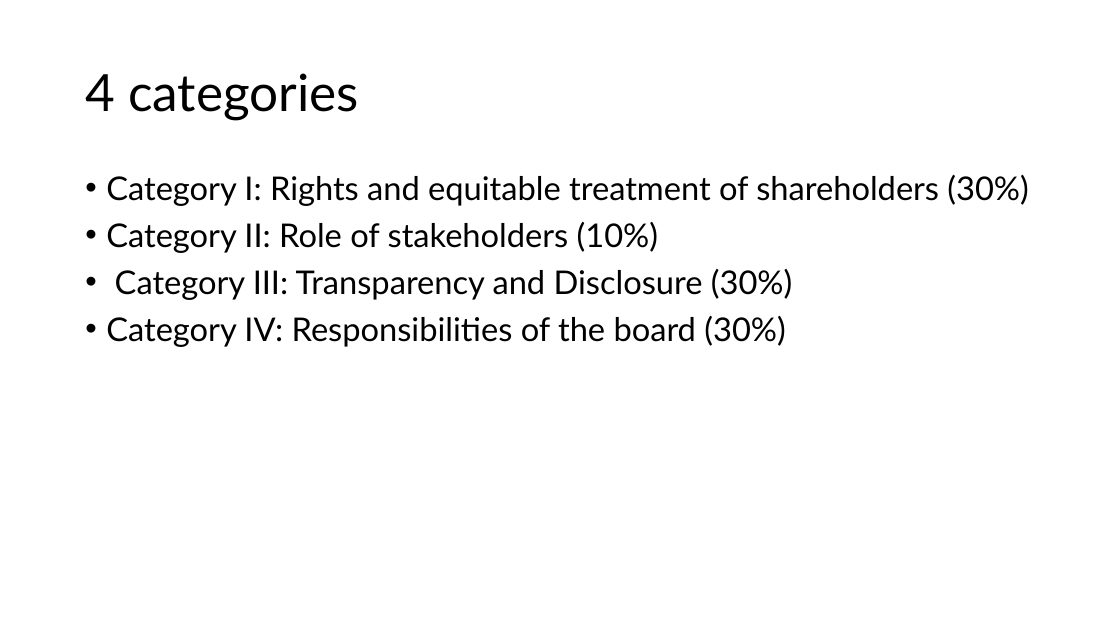
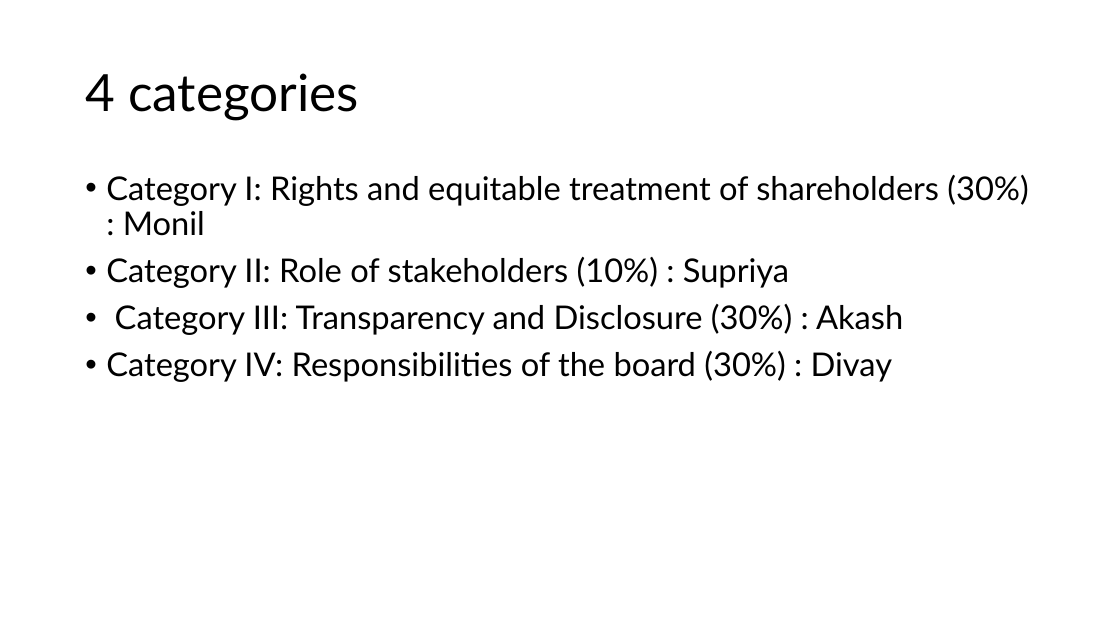
Before and after one commit to Monzero/AgentMADS, a slide deck: slide 2 of Governance risk framework.pptx. Drawn at 1120x630 pixels with LibreOffice and Linux fonts; fonts in the diff are those of the drawing. Boxes give left, top, right and bottom in pixels: in the first picture for what was removed or moved away, otherwise in the second. Text is boxed around its words. In the diff, an @@ line names an element or a change of style, - is before the commit and + after.

```diff
--- a/Governance risk framework.pptx
+++ b/Governance risk framework.pptx
@@ text at <box>106,175,1028,382</box>: text changed @@
-• Category I: Rights and equitable treatment of shareholders (30%)
-• Category II: Role of stakeholders (10%)
-• Category III: Transparency and Disclosure (30%)
-• Category IV: Responsibilities of the board (30%)
+• Category I: Rights and equitable treatment of shareholders (30%) : Monil
+• Category II: Role of stakeholders (10%) : Supriya
+• Category III: Transparency and Disclosure (30%) : Akash
+• Category IV: Responsibilities of the board (30%) : Divay
```
Also in this commit, not shown: 8 other slides changed, 15 slides added.
